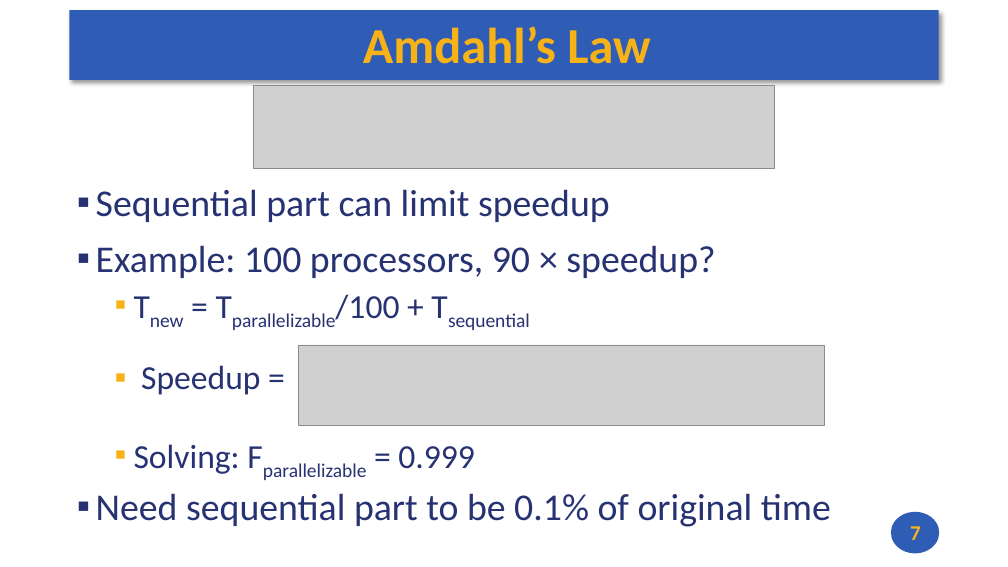
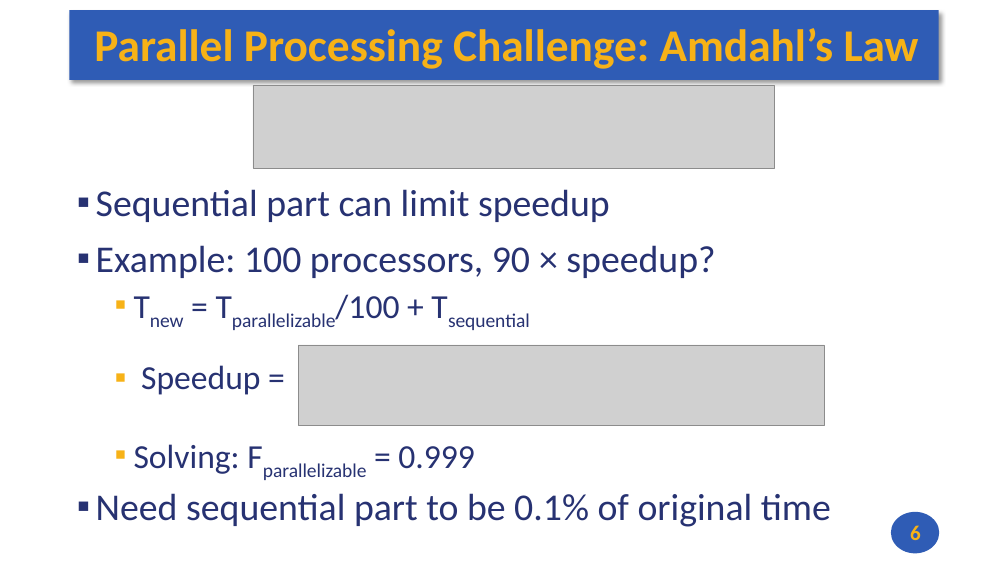
Before and after one commit to andrewt0301/hse-acos-course, a slide deck: slide 6 of docs/part1ca/14_TLP/CA_Lecture_14.pptx (slide 7 before the commit). Drawn at 1008x567 pixels with LibreOffice and Linux fonts; fonts in the diff are those of the drawing; grey boxes stand for pictures. Boxes give left, top, right and bottom in pixels: in the first picture for what was removed or moved away, otherwise in the second. Text is boxed around its words. In the diff, an @@ line names an element or a change of style, - is before the commit and + after.

```diff
--- a/docs/part1ca/14_TLP/CA_Lecture_14.pptx
+++ b/docs/part1ca/14_TLP/CA_Lecture_14.pptx
@@ title at (94,28,919,69): text changed; size 48 to 43.2 pt @@
-Amdahl’s Law
+Parallel Processing Challenge: Amdahl’s Law
@@ page number at (910,525,921,540): text changed @@
-7
+6
```
Also in this commit, not shown: 11 other slides changed, 3 slides added, 2 other files.
